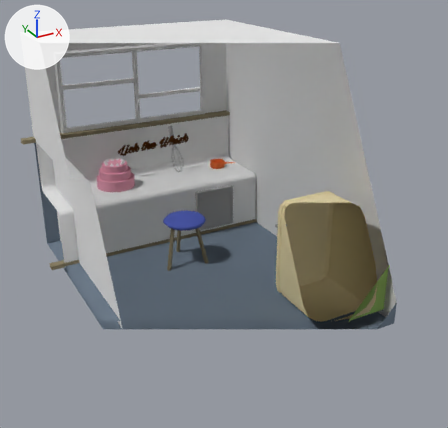
The Blender file app/models/Kitchen/lickthewhisk.blend, before and after one commit.
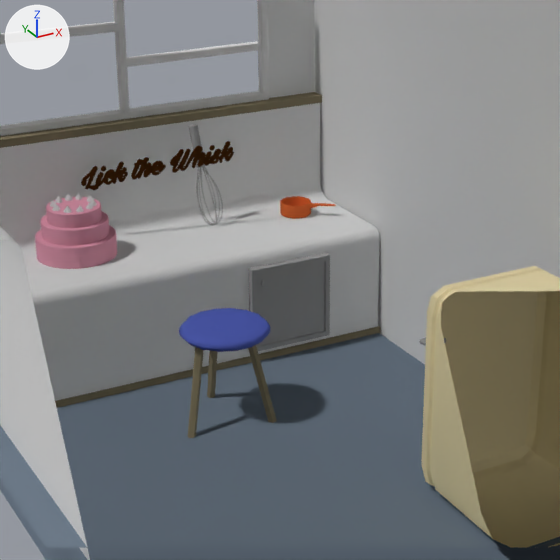
There are two pictures of each version: one whole from a 50 mm camera at (-12.92, -33.26, 13.64) aimed at (0.78, -8.36, 1.19), one close up on the part from 18% to 76% of the width and 16% to 76% of the height. Every picture has the same lights, and +X, +Y and +Z are marked at upper left. Everything nearer to the camera than a plane just in front of the edit is cut away.

In view in the first close-up: 'Cake', 'Counter', 'Counter.001', 'Fridge', 'LickTheWhisk', 'Room', 'Stool'.
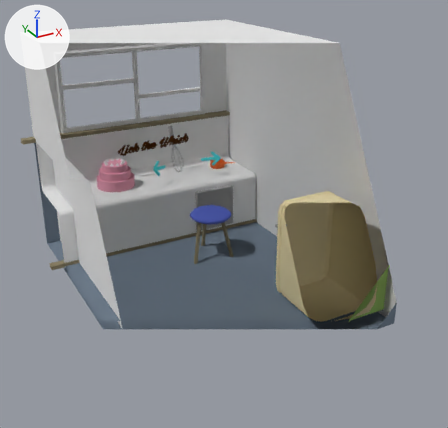
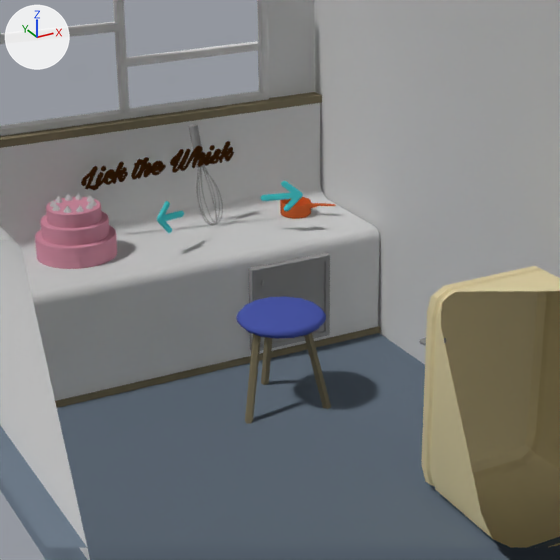
Patch to the scene script:
```diff
--- a/app/models/Kitchen/lickthewhisk.blend.py
+++ b/app/models/Kitchen/lickthewhisk.blend.py
@@ mat_arrowmaterial @@
+mat_arrowmaterial = diffuse_material('ArrowMaterial')
+mat_arrowmaterial.base_color = (0.0846, 0.762, 0.8)  # cyan #52e2e7
@@ me_mesh_004 @@
+me_mesh_004.from_pydata(...)  # 304 vertices, 186 faces; spans x -1.45..1.03, y -0.12..0.12, z -0.9..0.89
+me_mesh_004.materials.append(mat_arrowmaterial)  # cyan #52e2e7
@@ ob_stool @@
 ob_stool.matrix_parent_inverse = Matrix(((0.149, 0.0, 0.0, -0.0527), (0.0, 0.117, 0.0, 0.787), (0.0, 0.0, 0.152, -0.558), (0.0, 0.0, 0.0, 1.0)))
-ob_stool.location = (-0.000111, -5.351, -0.171)
+ob_stool.location = (1.593, -5.351, -0.171)
 ob_stool.scale = (1.17, 1.17, -0.17)
@@ ob_rightarrow @@
+ob_rightarrow = bpy.data.objects.new('RightArrow', me_mesh_004)
+ob_rightarrow.parent = ob_room
+ob_rightarrow.matrix_parent_inverse = Matrix(((0.149, 0.0, 0.0, -0.0527), (0.0, 0.117, 0.0, 0.787), (0.0, 0.0, 0.152, -0.558), (0.0, 0.0, 0.0, 1.0)))
+ob_rightarrow.location = (0.173, -1.583, 1.605)
+ob_rightarrow.rotation_euler = (0.168, -0.153, -2.589)  # degrees (9.6, -8.8, -148)
+ob_rightarrow.scale = (0.477, 0.477, 0.477)
@@ ob_leftarrow @@
+ob_leftarrow = bpy.data.objects.new('LeftArrow', me_mesh_004.copy())
+ob_leftarrow.parent = ob_room
+ob_leftarrow.matrix_parent_inverse = Matrix(((0.149, 0.0, 0.0, -0.0527), (0.0, 0.117, 0.0, 0.787), (0.0, 0.0, 0.152, -0.558), (0.0, 0.0, 0.0, 1.0)))
+ob_leftarrow.location = (3.636, -1.727, 1.674)
+ob_leftarrow.rotation_euler = (-0.167, -0.105, -0.557)  # degrees (-9.6, -6, -32)
+ob_leftarrow.scale = (0.477, 0.477, 0.477)
```

Pixel boxes (x1, y1, x2, y2) of what changed, in the close-ups (560 x 560 px):
'Stool', moved: before (179, 308, 277, 438); after (236, 296, 331, 423)
'LeftArrow', added (cyan): after (261, 181, 303, 211)
'RightArrow', added: after (157, 201, 184, 233)
